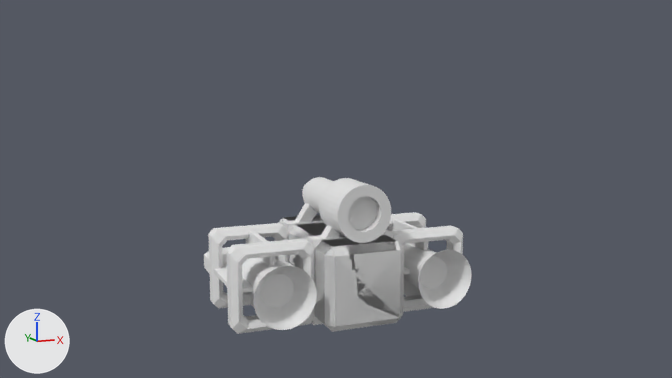
Renders of the Blender file blender/Ship.blend from each side of a commit.
Camera for both pictures: the file's camera 'Camera'. Lighting does not change. The marker at lower left points along +X, +Y and +Z.
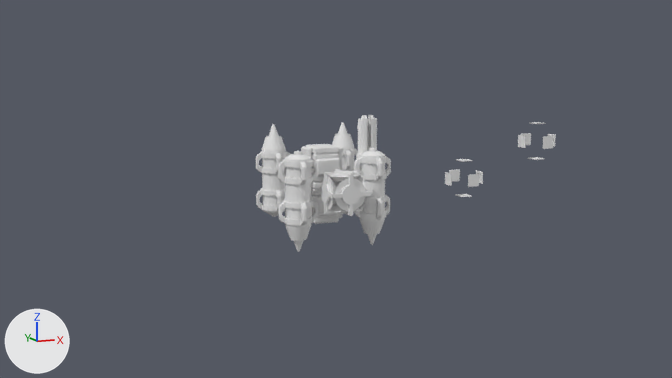
Changed parts and their boxes [x1, y1, x2, y2] in the pictures (672 x 378 px):
'Cube.001', deleted
    before: [204, 223, 317, 334]
'Cube.000', deleted
    before: [278, 215, 404, 332]
'Cylinder.002', reshaped, moved, turned
    before: [295, 177, 391, 243]
    after: [354, 148, 391, 245]
'Cube.002', hidden
    before: [387, 212, 472, 312]
'Cylinder', added
    after: [278, 151, 318, 252]
'Cylinder.004', added
    after: [256, 124, 291, 217]
'Cylinder.006', added
    after: [317, 169, 371, 216]
'Cube.004', added
    after: [301, 144, 342, 224]
'Cylinder.005', added
    after: [356, 115, 377, 171]
'Cylinder.003', added
    after: [332, 123, 358, 171]
'Cube.003', added
    after: [445, 159, 483, 197]
'Cube', added
    after: [518, 122, 556, 160]
part 1 of me_engine, deleted
    before: [226, 226, 463, 334]
part 2 of me_engine, deleted
    before: [208, 212, 426, 309]
part 3 of me_engine, deleted
    before: [242, 243, 472, 330]
part 4 of me_engine, deleted
    before: [204, 247, 230, 274]
part 5 of me_engine, deleted
    before: [214, 259, 410, 293]
part 6 of me_engine, deleted
    before: [246, 219, 429, 307]
part 7 of me_weapon, built on
    before: [295, 177, 391, 243]

What changed in the scene script:
```text
Change me_engine:
    remove me_engine.from_pydata(...)  # 688 vertices, 1360 faces; spans x -1.0..1.0, y -2.04..1.97, z -1.0..1.0
    remove me_engine.materials.append(mat_material)  # white #e7e7e7
    add me_engine.from_pydata(...)  # 28 vertices, 26 faces; spans x -0.24..0.24, y 0.44..0.56, z -0.52..-0.37
    me_engine part 1: the loose piece of 192 vertices spanning x -1.0..1.0, y -1.28..-0.67, z -1.0..1.0 is deleted
    me_engine part 2: the loose piece of 192 vertices spanning x -1.0..1.0, y 0.67..1.28, z -1.0..1.0 is deleted
    me_engine part 3: the loose piece of 160 vertices spanning x -0.72..0.72, y -2.04..1.54, z -0.72..0.72 is deleted
    me_engine part 4: the loose piece of 96 vertices spanning x -1.0..1.0, y 1.12..1.97, z -0.31..0.31 is deleted
    me_engine part 5: the loose piece of 24 vertices spanning x -0.96..0.96, y -1.14..1.14, z -0.06..0.06 is deleted
    me_engine part 6: 24 vertices removed from x -0.06..0.06, y -1.14..1.14, z -0.96..0.96
Change me_weapon:
    used by ob_cylinder_002; location = (0.0, 0.0, 0.0); rotation_euler = (1.571, 0.0, 0.0), in degrees (90, 0, 0)
    remove me_weapon.from_pydata(...)  # 304 vertices, 596 faces; spans x -0.75..0.79, y -1.04..0.35, z -1.84..1.78
    add me_weapon.from_pydata(...)  # 1696 vertices, 1698 faces; spans x -0.5..0.5, y -0.5..0.5, z -1.5..0.99
    me_weapon part 7: 304 vertices removed from x -0.75..0.79, y -1.04..0.35, z -1.84..1.78; 1696 vertices added at x -0.5..0.5, y -0.5..0.5, z -1.5..0.99
Remove ob_cube_001:
    ob_cube_001 = bpy.data.objects.new('Cube.001', me_engine)
Remove ob_cube_000:
    ob_cube_000 = bpy.data.objects.new('Cube.000', me_structure)
Change ob_cylinder_002:
    ob_cylinder_002.rotation_euler: (1.571, 0.0, 0.0) -> (0.0, 0.0, 0.0)  # degrees (90, 0, 0) -> degrees (0, 0, 0)
    ob_cylinder_002.location: (0.0, 0.0, 0.0) -> (1.0, 0.0, 0.0)
Change ob_cube_002:
    ob_cube_002.location: (2.0, 0.0, -2.0) -> (1.0, 0.0, 1.0)
    add _m = ob_cube_002.modifiers.new('Mirror', 'MIRROR')
    add _m.use_axis = (False, True, False)
    add ob_cube_002.hide_set(True)  # its collection is switched off
Add ob_cube:
    ob_cube = bpy.data.objects.new('Cube', me_cube)  # 48 vertices, 36 faces; spans x -0.5..0.5, y -0.5..0.5, z -0.5..0.5
    ob_cube.location = (6.0, 0.0, 1.0)
    ob_cube.rotation_euler = (1.571, 0.0, 0.0)  # degrees (90, 0, 0)
Add ob_cube_003:
    ob_cube_003 = bpy.data.objects.new('Cube.003', me_cube)  # 48 vertices, 36 faces; spans x -0.5..0.5, y -0.5..0.5, z -0.5..0.5
    ob_cube_003.location = (4.0, 0.5, 0.0)
    ob_cube_003.rotation_euler = (1.571, 0.0, 0.0)  # degrees (90, 0, 0)
Add ob_cylinder:
    ob_cylinder = bpy.data.objects.new('Cylinder', me_weapon)
    ob_cylinder.location = (-1.0, 0.0, 0.0)
Add ob_cube_004:
    ob_cube_004 = bpy.data.objects.new('Cube.004', me_computer)  # 408 vertices, 442 faces; spans x -1.0..1.0, y -0.5..0.5, z -0.5..0.5
    ob_cube_004.location = (0.0, 1.0, 0.0)
    ob_cube_004.rotation_euler = (0.0, 1.571, 0.0)  # degrees (0, 90, 0)
Add ob_cylinder_003:
    ob_cylinder_003 = bpy.data.objects.new('Cylinder.003', me_weapon)
    ob_cylinder_003.location = (1.0, 2.0, 0.0)
    ob_cylinder_003.rotation_euler = (3.142, 0.0, 0.0)  # degrees (180, 0, 0)
Add ob_cylinder_004:
    ob_cylinder_004 = bpy.data.objects.new('Cylinder.004', me_weapon)
    ob_cylinder_004.location = (-1.0, 2.0, 0.0)
    ob_cylinder_004.rotation_euler = (3.142, 0.0, 0.0)  # degrees (180, 0, 0)
Add ob_cylinder_006:
    ob_cylinder_006 = bpy.data.objects.new('Cylinder.006', me_gyro)  # 912 vertices, 732 faces; spans x -0.503..0.503, y -0.503..0.503, z -0.498..0.498
    ob_cylinder_006.location = (0.0, -0.5, 0.0)
    ob_cylinder_006.rotation_euler = (1.571, 0.0, 0.0)  # degrees (90, 0, 0)
Add ob_cylinder_005:
    ob_cylinder_005 = bpy.data.objects.new('Cylinder.005', me_weapon_1)  # 300 vertices, 198 faces; spans x -0.33..0.33, y 0.15..0.53, z -0.77..0.8
    ob_cylinder_005.location = (1.0, 0.0, 1.0)
```
